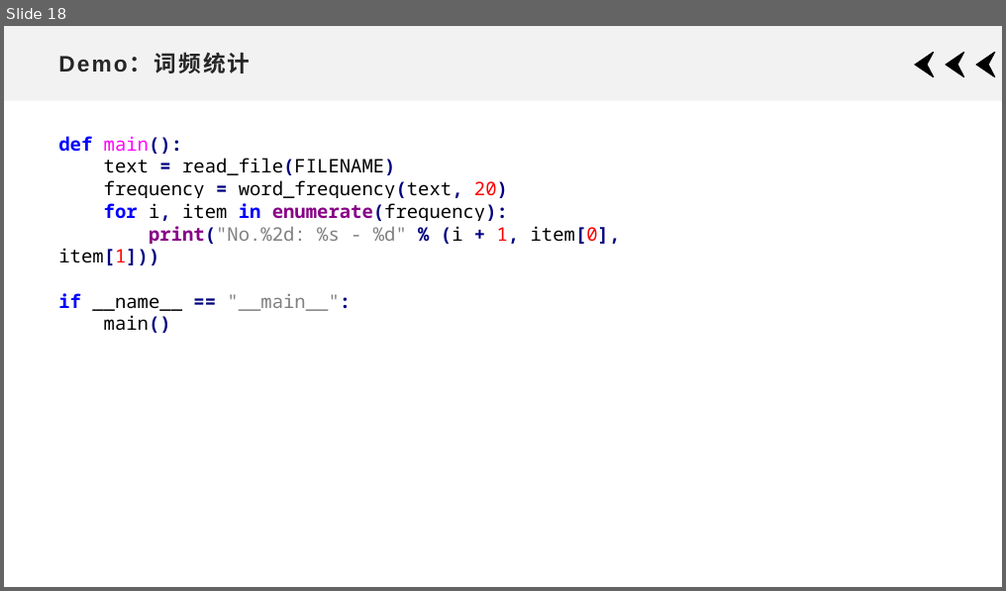
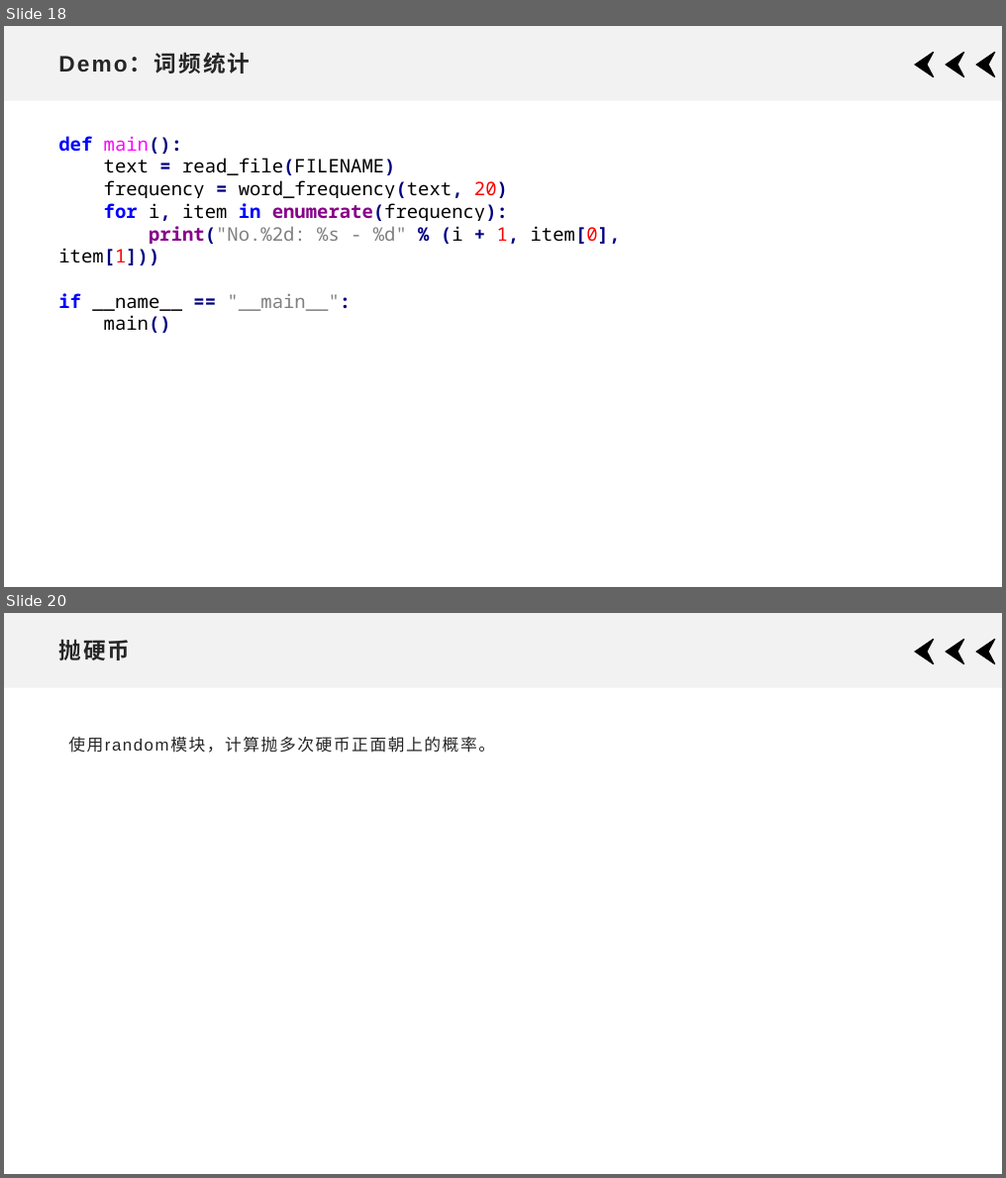
Before and after one commit to xdai02/Python, a slide deck: slides/Chapter6.pptx. Shown one above the other, each under a label of ours: slide 18 before the commit, slides 18 and 20 after it; the slides between them are not shown. The pictures are 1006x591 and 1006x1178 pixels, drawn with LibreOffice and Linux fonts; fonts in the diff are those of the drawing. Boxes give left, top, right and bottom in pixels: in the first picture for what was removed or moved away, otherwise in the second. Text is boxed around its words. In the diff, an @@ line names an element or a change of style, - is before the commit and + after.

```diff
--- a/slides/Chapter6.pptx
+++ b/slides/Chapter6.pptx
@@ slide 20 added at (4,613,1002,1174), background #FFFFFF; not listed: 4 template elements that a slide beside it also shows @@
@@ title added at (58,639,130,661), 21.6 pt, text #262626, bold @@
+抛硬币
@@ text added at (68,737,495,753), 16 pt, text #262626 @@
+使用random模块，计算抛多次硬币正面朝上的概率。
```
Also in this commit, not shown: 4 other slides added, 7 other files.
